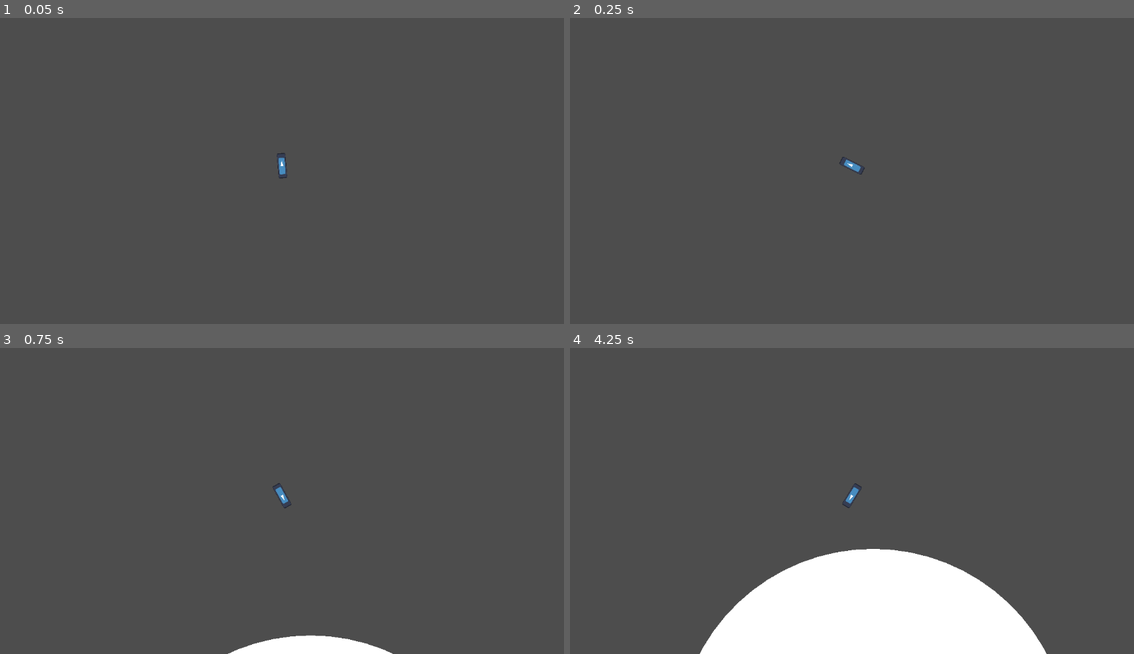
Above: before the commit, frames 1-4 (two rows, left to right).
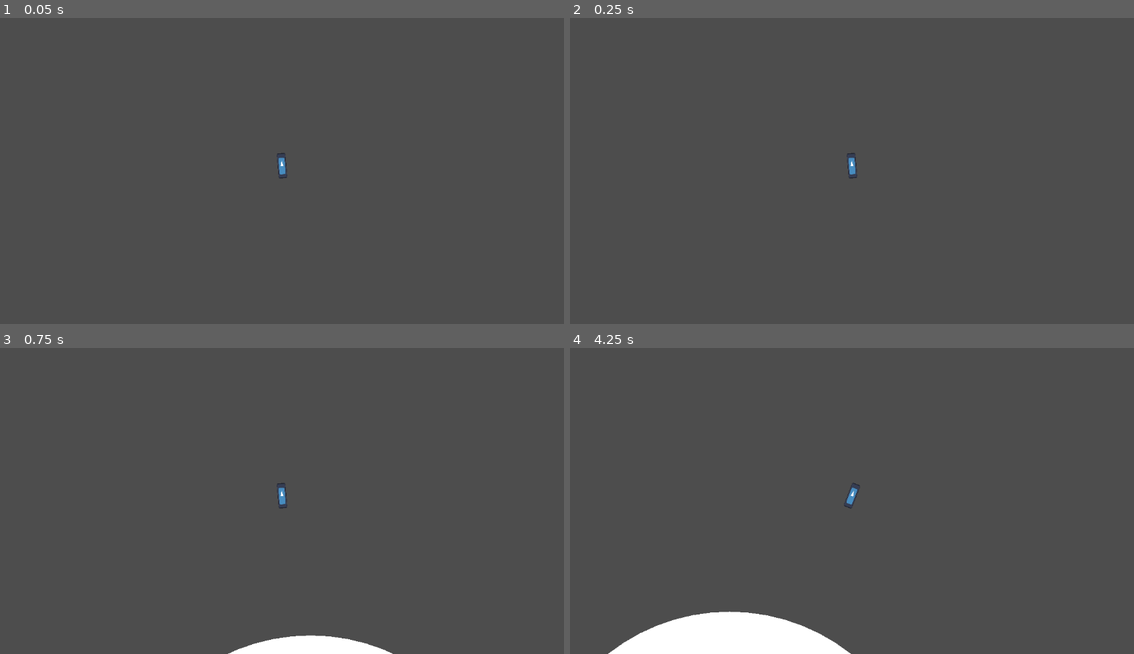
Above: after the commit, the same moments.

Repository: AndrejLapin/godot_samples
Game: Godot game, scene res://2D/World.tscn
Same seed, same stepped clock (60 frames per second), same inputs: the game is played once before the commit and once after it. The engine's default icon, where the game draws it, is replaced by a stand-in: a white triangle on a blue panel in a dark square.
Inputs (mouse positions are in pixels of both pictures, inside the frame that each line leads up to):
- Up to frame 1 (0.05 s): no input
- Up to frame 2 (0.25 s): no input
- Up to frame 3 (0.75 s): move the mouse to (406, 479) at 0.52 s; hold D (move_right) from 0.53 s (still down); tap Space (jump) at 0.6 s
- Up to frame 4 (4.25 s): tap Space (jump) at 0.77, 1.07, 1.35, 1.52, 1.82, 2.1, 2.85, 3.02, 3.32, 3.6, 3.77, 4.07 s; move the mouse to (739, 510) at 1.27 s; release D (move_right) at 1.28 s; hold S (move_down) 1.28-2.03 s; move the mouse to (908, 427) at 2.02 s; hold D (move_right) 2.03-2.78 s; move the mouse to (823, 559) at 2.77 s; hold W (move_up) 2.78-3.53 s; move the mouse to (1021, 543) at 3.52 s; hold A (move_left) from 3.53 s (still down)

Frame 1 is identical in both runs. In frame 2, 0.1% of the frame differs, in the area x 47-53%, y 44-53%; in frame 3, less than 0.1%; in frame 4, 14%, in the area x 6-85%, y 44-100%.

Commit message:
jump fix

Diff:
--- a/2D/Characters/RigidPlayer.gd
+++ b/2D/Characters/RigidPlayer.gd
@@ -1,7 +1,7 @@
 extends RigidBody2D
 
 const JUMP_VELOCITY: float = 1000.0
-const MOVE_SPEED: float = 1000.0
+const MOVE_SPEED: float = 500.0
 const FLOOR_ANGLE_THRESHOLD: float = 0.01
 const floor_check_distance: float = 0.01
 const MAX_ANGLE: float = deg_to_rad(60)
@@ -9,10 +9,12 @@
 var on_the_floor: bool = false
 
 var _gravity_vector: Vector2 = Vector2.ZERO
+var _jump_vector: Vector2 = Vector2.ZERO
+var _jump_pressed_frames: int = 0
 
 var _shape: Shape2D = null
 
-@export_range(0, 180, 0.001, "radians_as_degrees") var floor_max_angle: float = deg_to_rad(150)
+@export_range(0, 180, 0.001, "radians_as_degrees") var floor_max_angle: float = deg_to_rad(60)
 
 # Called when the node enters the scene tree for the first time.
 func _ready() -> void:
@@ -44,28 +46,35 @@
 
 func _integrate_forces(state: PhysicsDirectBodyState2D) -> void:
 	_gravity_vector = state.total_gravity.normalized()
-	return
+	rotate(-_gravity_vector.angle_to(Vector2(0, 1)) - rotation)
+
 	on_the_floor = false
 	for index in state.get_contact_count():
-		var localized_collision = state.get_contact_local_position(index) - get_position()
-		var floor_angle: float = -localized_collision.angle_to(Vector2.UP)
-		if floor_angle >= floor_max_angle + FLOOR_ANGLE_THRESHOLD:
+		var contact_normal = state.get_contact_local_normal(index)
+		var floor_angle: float = abs((-_gravity_vector).angle_to(contact_normal))
+		if floor_angle <= floor_max_angle:
 			on_the_floor = true
+	#_floor_check()
+
+	#velocity_to_apply
+
+		#linear_velocity += -JUMP_VELOCITY * _gravity_vector
 
 
 func _physics_process(_delta: float) -> void:
-	rotate(-_gravity_vector.angle_to(Vector2(0, 1)))
-
-	_floor_check()
-
-	if on_the_floor:
+	if on_the_floor and _jump_pressed_frames <= 0:
 		var input_dir: Vector2 = Input.get_axis("move_left", "move_right") * \
 														_gravity_vector.orthogonal()
-		var direction = (input_dir)
-		if direction:
-			linear_velocity = direction * MOVE_SPEED
-		else:
-			linear_velocity = (linear_velocity * _gravity_vector.orthogonal()).limit_length(0)
+		#apply_central_force(3000.0 * input_dir * mass)
+		print(_gravity_vector.orthogonal())
+		print(_jump_vector)
+		linear_velocity = input_dir * MOVE_SPEED + linear_velocity * _jump_vector
+		#_jump_vector = Vector2.ZERO
 
+	_jump_pressed_frames -= 1
 	if Input.is_action_just_pressed("jump") and on_the_floor:
 		linear_velocity += -JUMP_VELOCITY * _gravity_vector
+		_jump_pressed_frames = 2
+		#on_the_floor = false
+		#_jump_vector = _gravity_vector
+		#apply_central_impulse(-JUMP_VELOCITY * _gravity_vector)
